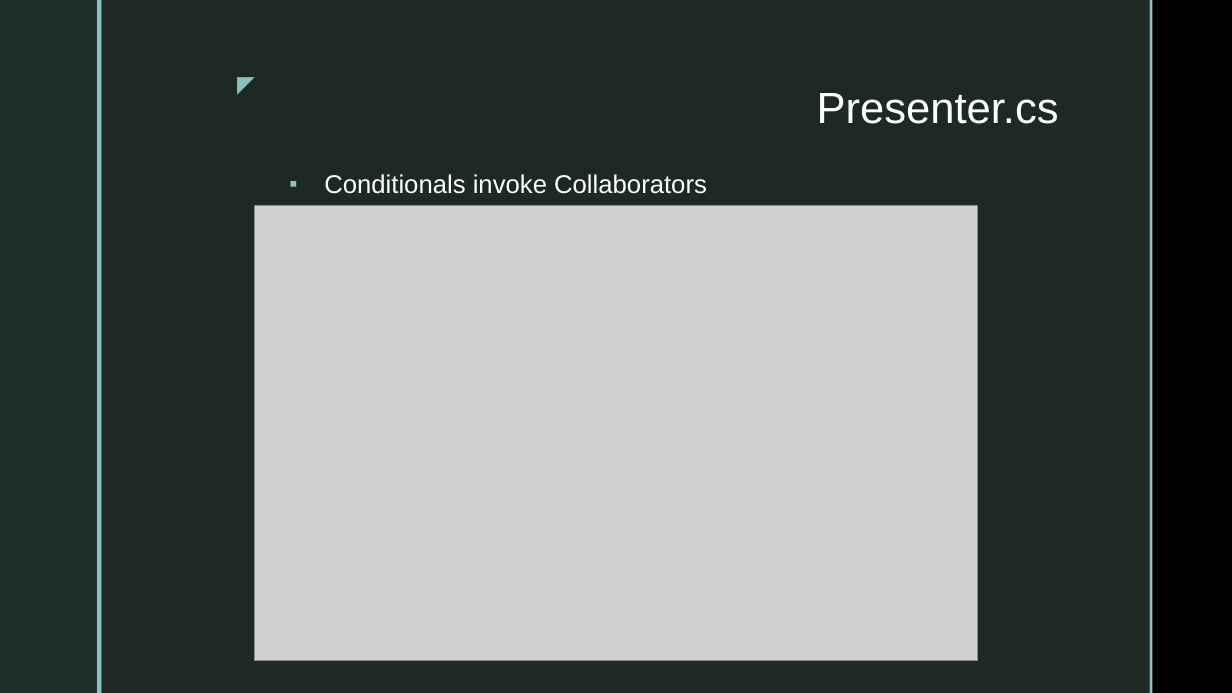
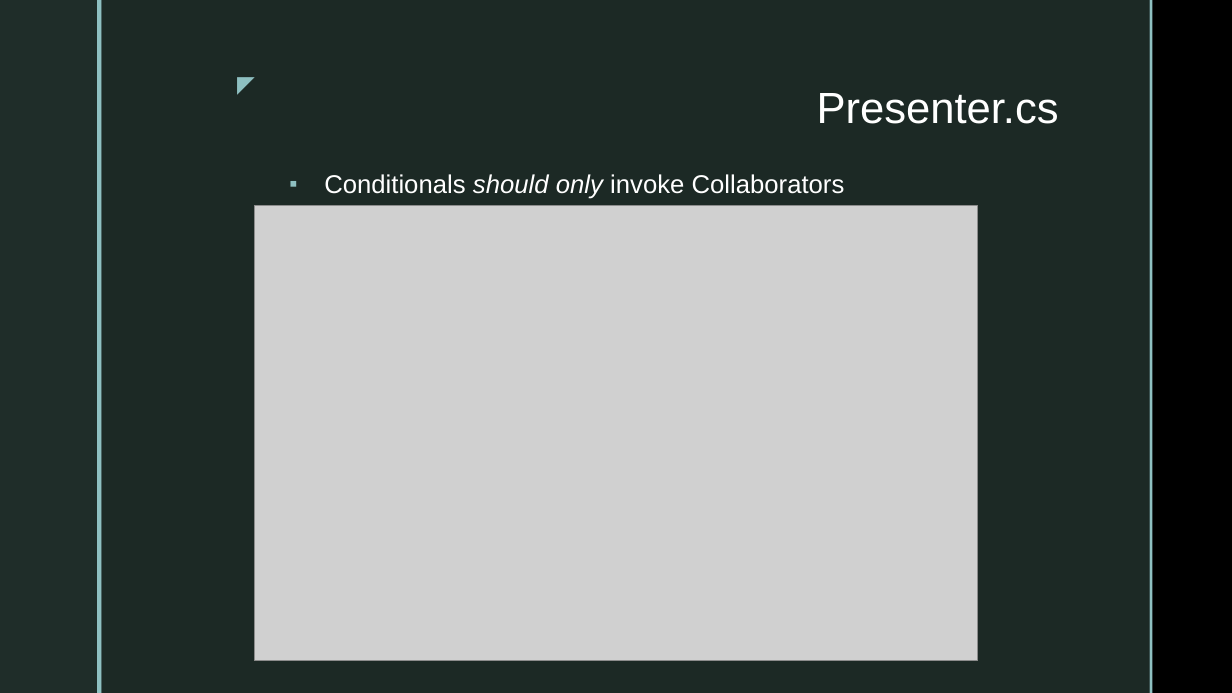
Before and after one commit to mvphelps/SingleTestabilityPrinciple, a slide deck: slide 27 of SingleTestabilityPrinciple.pptx (slide 22 before the commit). Drawn at 1232x693 pixels with LibreOffice and Linux fonts; fonts in the diff are those of the drawing; grey boxes stand for pictures; background and template pictures are left out. Boxes give left, top, right and bottom in pixels: in the first picture for what was removed or moved away, otherwise in the second. Text is boxed around its words. In the diff, an @@ line names an element or a change of style, - is before the commit and + after.

```diff
--- a/SingleTestabilityPrinciple.pptx
+++ b/SingleTestabilityPrinciple.pptx
@@ text at (x1=324, y1=174, x2=845, y2=199): text changed @@
-▪ Conditionals invoke Collaborators
+▪ Conditionals should only invoke Collaborators
```
Also in this commit, not shown: 2 other slides changed, 3 slides added.
